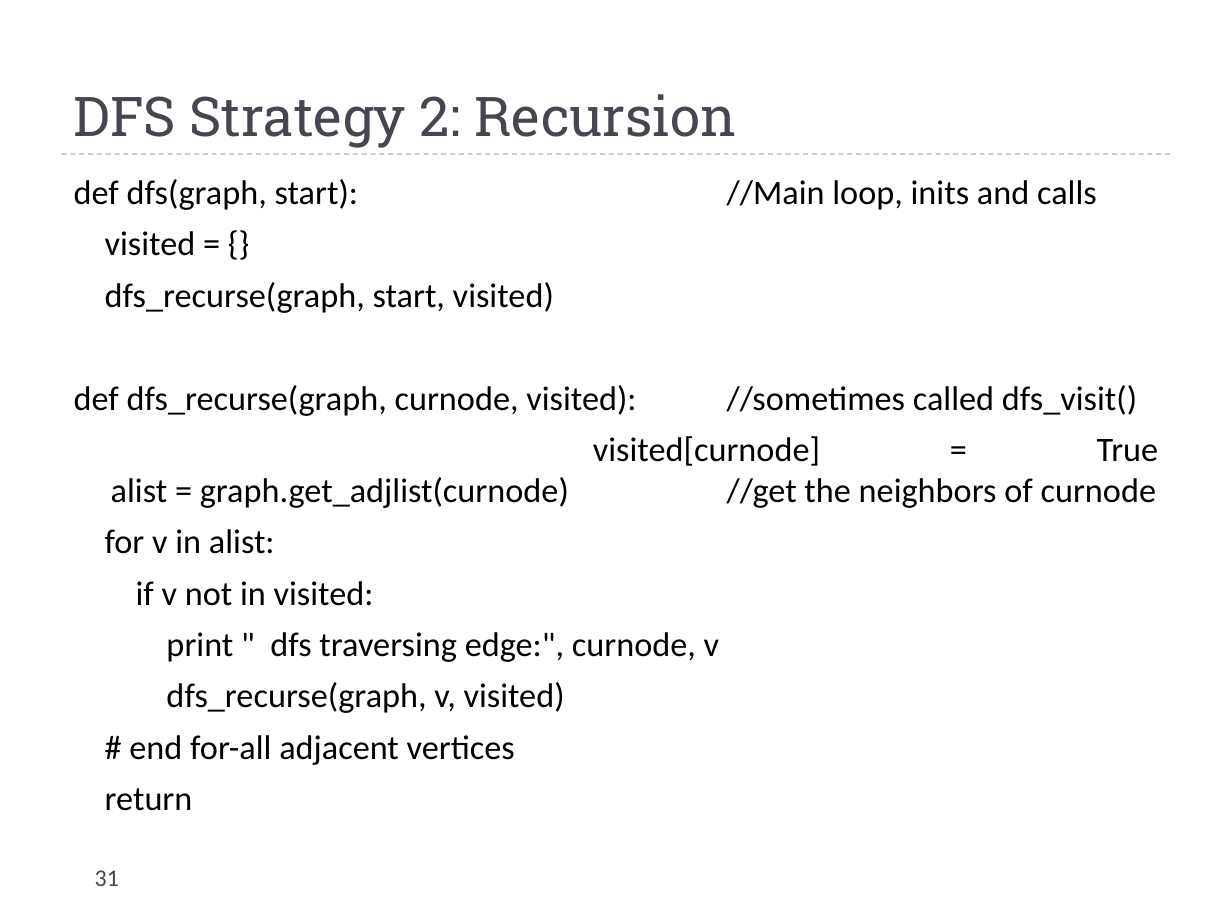
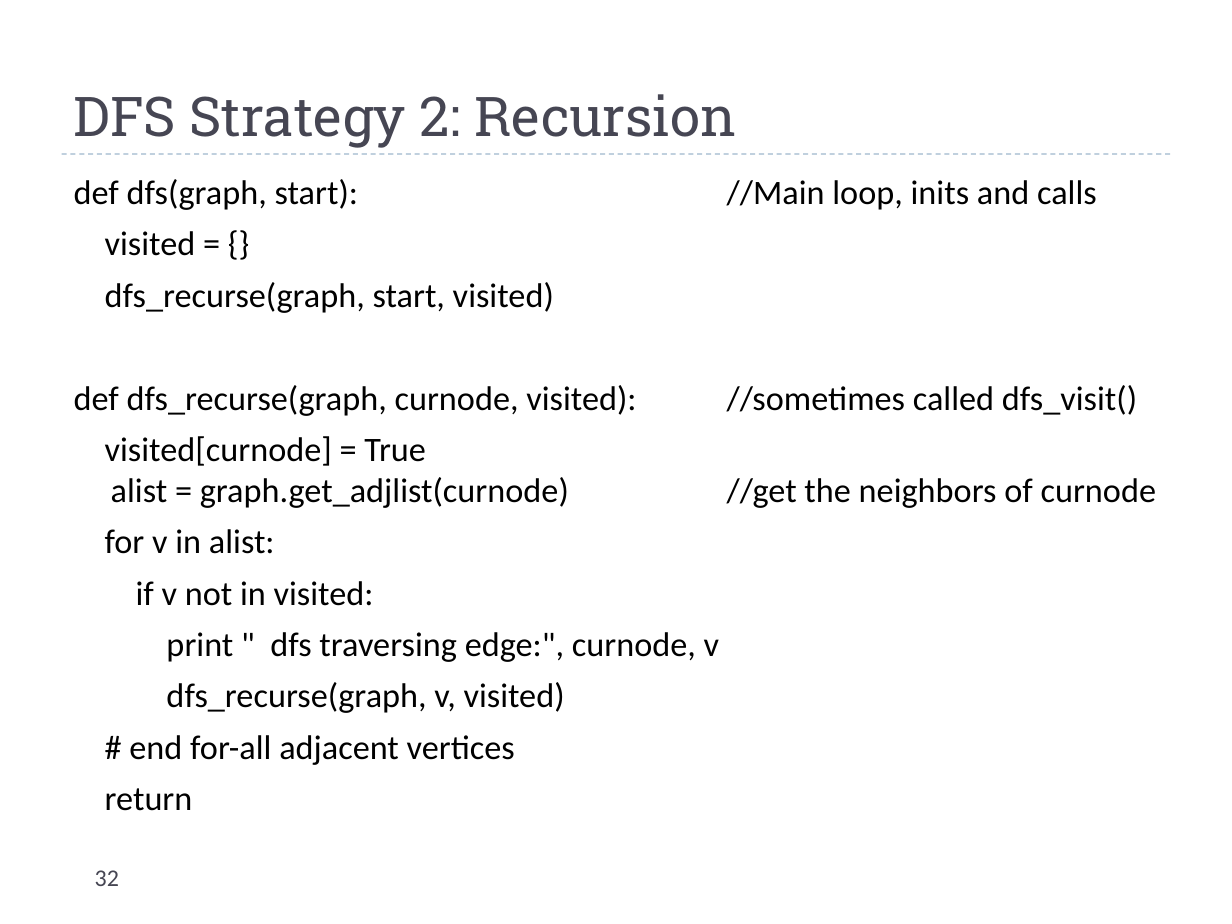
Before and after one commit to markfloryan/dsa2, a slide deck: slide 32 of slides/graphs-basic.pptx (slide 31 before the commit). Drawn at 1232x924 pixels with LibreOffice and Linux fonts; fonts in the diff are those of the drawing. Boxes give left, top, right and bottom in pixels: in the first picture for what was removed or moved away, otherwise in the second. Text is boxed around its words. In the diff, an @@ line names an element or a change of style, - is before the commit and + after.

Commit message:
mall updates to graphs slides

```diff
--- a/slides/graphs-basic.pptx
+++ b/slides/graphs-basic.pptx
@@ text at bbox=[105, 436, 1156, 508]: alignment justified to left @@
@@ page number at bbox=[95, 870, 119, 886]: text changed @@
-31
+32
```
Also in this commit, not shown: 2 other slides changed, 1 slide added, 1 other file.
